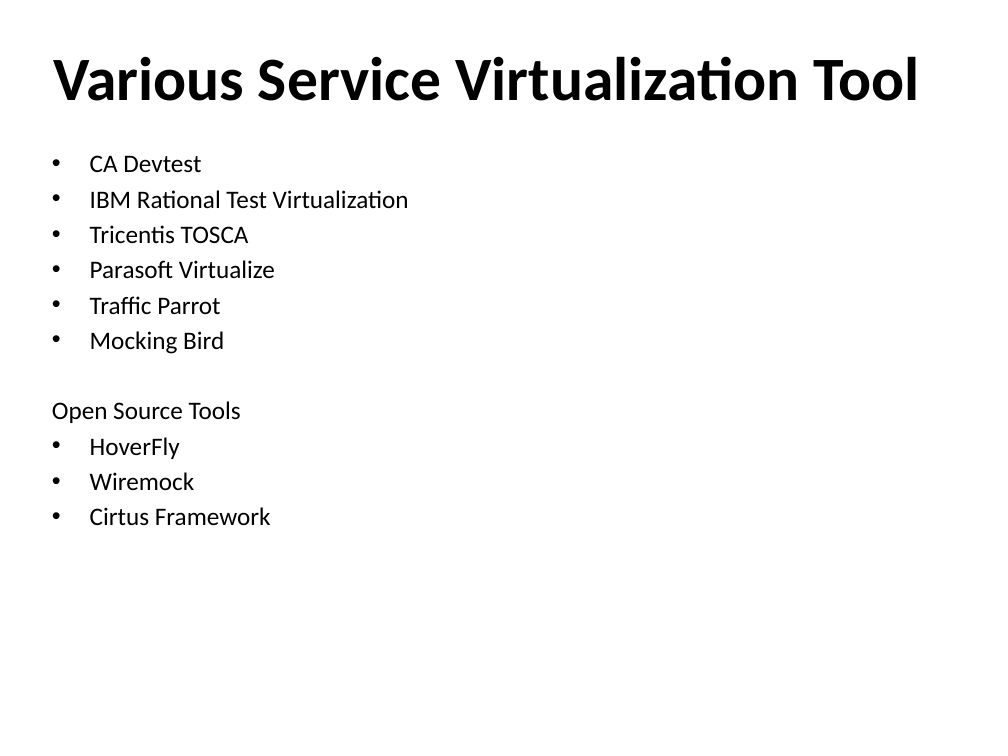
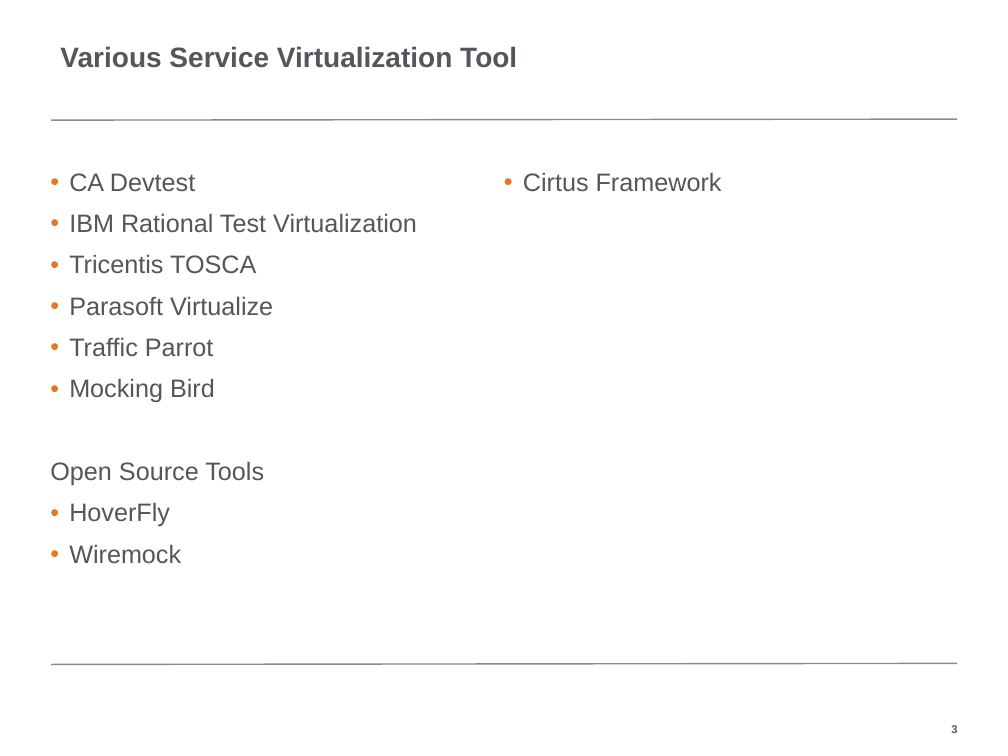
Before and after one commit to cginmn/COSA, a slide deck: slide 3 of 2019-05-15/MockiatoPPT.pptx. Drawn at 1008x756 pixels with LibreOffice and Linux fonts; fonts in the diff are those of the drawing; background and template pictures are left out. Boxes give left, top, right and bottom in pixels: in the first picture for what was removed or moved away, otherwise in the second. Text is boxed around its words. In the diff, an @@ line names an element or a change of style, - is before the commit and + after.

```diff
--- a/2019-05-15/MockiatoPPT.pptx
+++ b/2019-05-15/MockiatoPPT.pptx
@@ title "Various Service Virtualization Tool": place and size @@
-title "Various Service Virtualization Tool" at bbox=[53, 56, 919, 101]
+title "Various Service Virtualization Tool" at bbox=[60, 46, 517, 68]
@@ title "Various Service Virtualization Tool" at bbox=[60, 46, 517, 68]: size 44 to 20 pt, font Calibri to Arial, text colour #000000 to #53565A; alignment centre to left; line spacing 1 to 0.9; vertical alignment top to bottom @@
@@ line added from (51, 120) to (957, 119), #888B8D 1 pt @@
@@ text "CA Devtest": place and size @@
-text "CA Devtest" at bbox=[52, 155, 409, 526]
+text "CA Devtest" at bbox=[50, 173, 417, 563]
@@ text "CA Devtest" at bbox=[50, 173, 417, 563]: font Calibri to Arial, text colour #000000 to #53565A; indent changed; line spacing 1 to 0.95; more space between paragraphs @@
@@ line added from (51, 664) to (957, 663), #888B8D 1 pt @@
@@ page number: place and size @@
-page number at bbox=[49, 718, 91, 742]
+page number at bbox=[951, 725, 957, 733]
@@ page number at bbox=[951, 725, 957, 733]: font Calibri to Arial, text colour #FFFFFF to #53565A, bold on; alignment left to right; vertical alignment top to middle @@
```
Also in this commit, not shown: 11 other slides changed, 2 slides removed, 2 other files.
